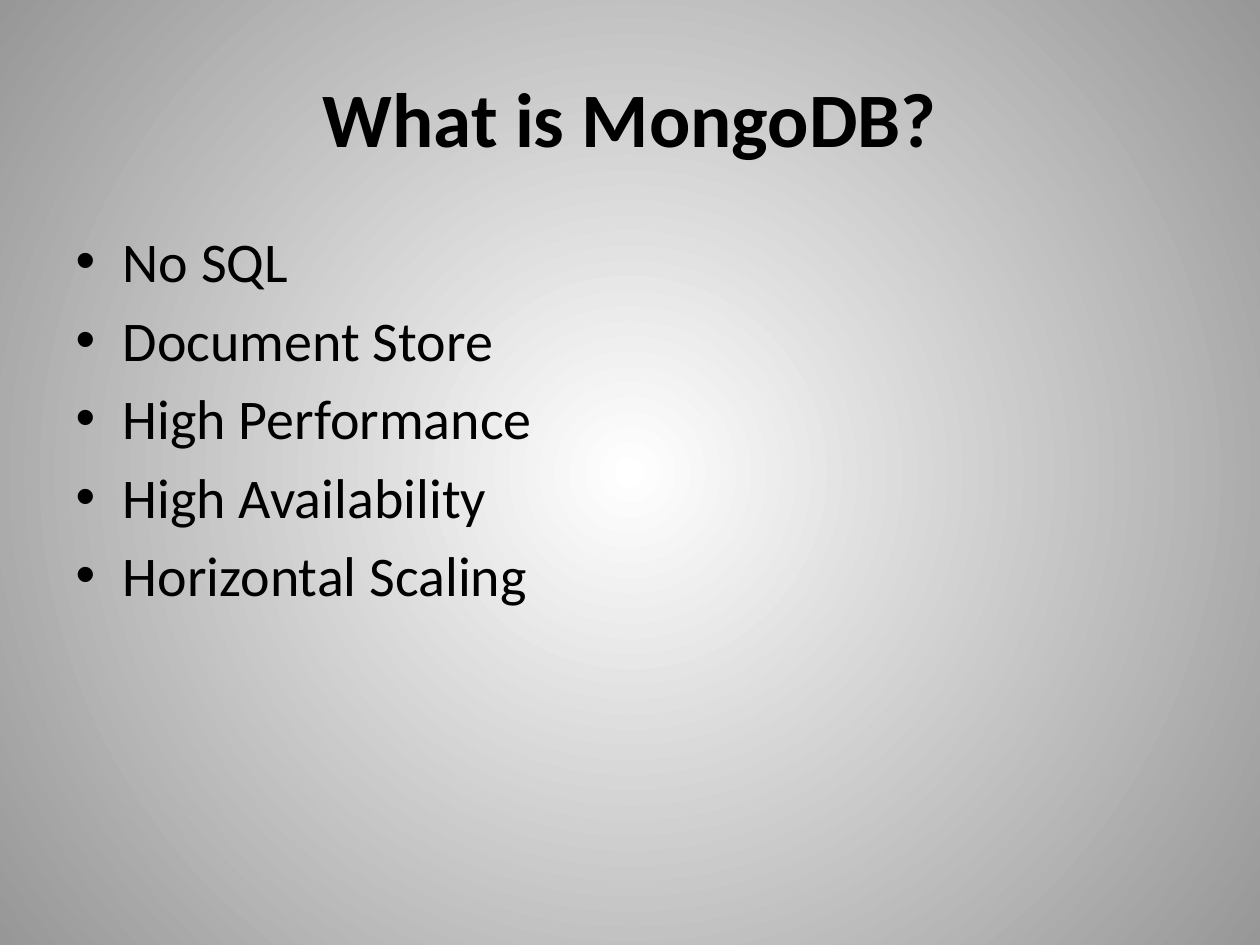
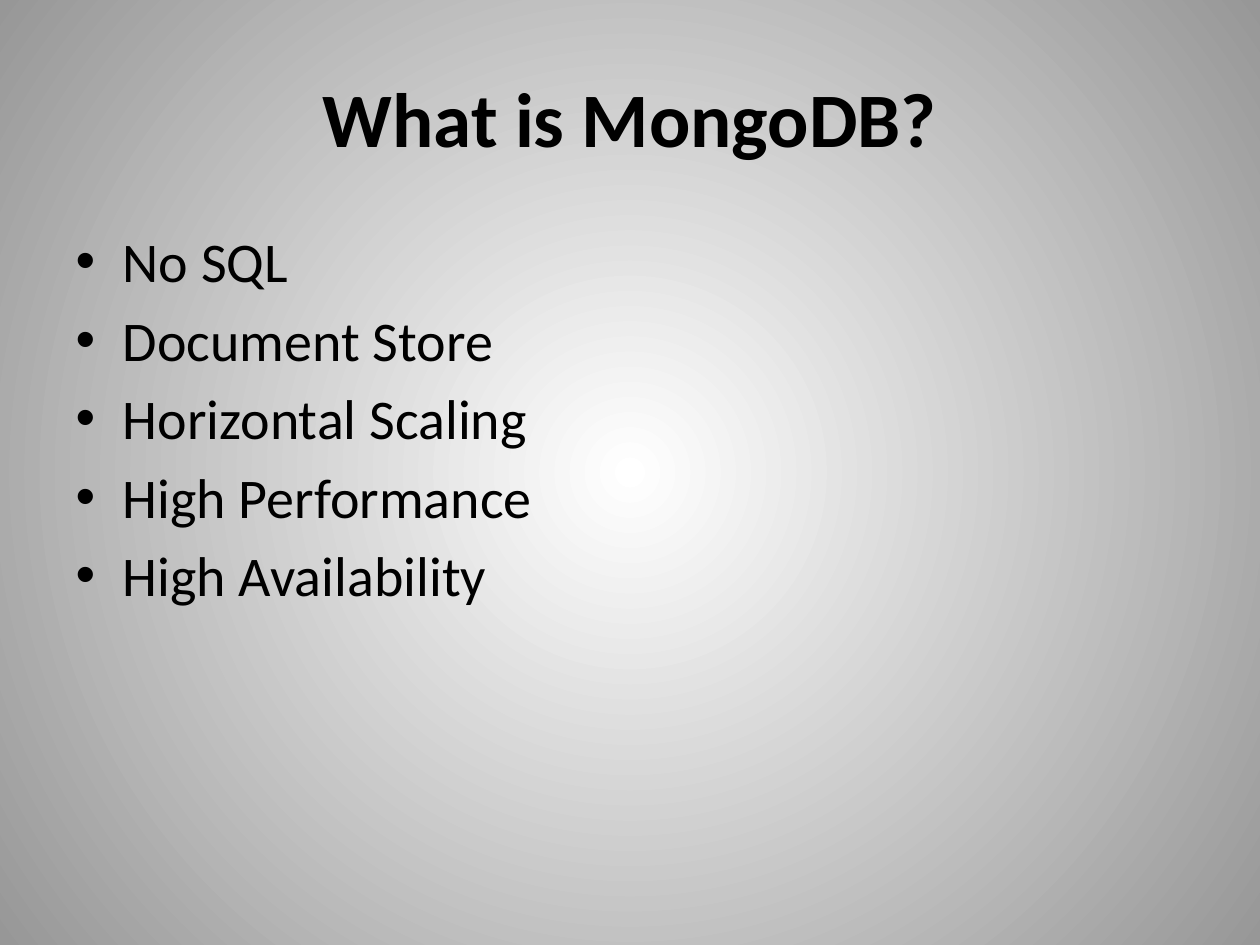
Before and after one commit to dvanvali/mongoDbPresentation, a slide deck: slide 10 of MongoDB.pptx (slide 2 before the commit). Drawn at 1260x945 pixels with LibreOffice and Linux fonts; fonts in the diff are those of the drawing. Boxes give left, top, right and bottom in pixels: in the first picture for what was removed or moved away, otherwise in the second. Text is boxed around its words. In the diff, an @@ line names an element or a change of style, - is before the commit and + after.

```diff
--- a/MongoDB.pptx
+++ b/MongoDB.pptx
@@ text at [123, 400, 526, 449]: paragraph added @@
+• Horizontal Scaling
@@ text at [123, 557, 526, 606]: paragraph removed @@
-• Horizontal Scaling
```
Also in this commit, not shown: 1 other slide changed, 3 slides added, 1 other file.
